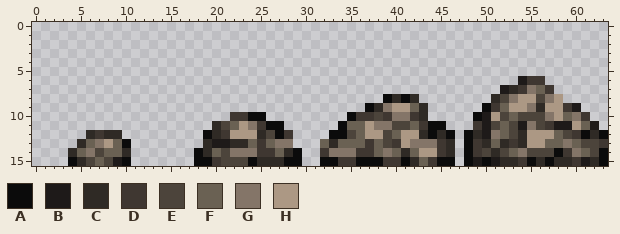
A pixel-art sprite gets an edit: content/Materials/Rocks/resource.brezolyt.png. The picture above was drawn from the file before the commit.
The file is 64x16 pixels.
Palette (. is transparent): A #0b0b0b  B #1e1a19  C #2f2a25  D #3f3731  E #4c443b  F #6a6153  G #847568  H #ac9884
Pixels before, first column x 4:
 6 ..................................................BDD.......
 7 ................................................BCDGFD......
 8 ...................................ACAC........CEGHHEGH.....
 9 .................................ACGHHFC......ADFHHGCHHDB...
10 ..................DDAA.........ADDEDGGDC.....ABHEFEEEGHFGD..
11 ................CEFHGDAA......AFFHGGEEFDAA...DBEFEBGEDBBHFB.
12 ..CDCC.........ACDHHHCEAD....AAEFHHEFHHCACA.ACBGFECHHHFEDACA
13 .CFGHFA........CBBCCFDFGG...FCFFFDFEDHGGGDC.ADCFCDCHHFFGFEED
14 CFGEFFC.......ACFEGGGDDFCA..DGGGDDFGFCFHHDC.ADECEFGEEEADGFEA
15 ACEFEBA.......AADEEEACCCAA..AADDAAADDACFDAA.ABABCCDACACCDBCA
And afterwards:
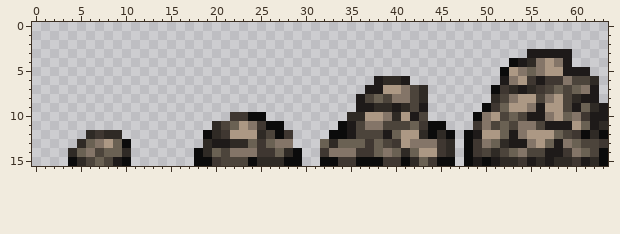
Diff:
{"y":3,"x":55,"old":".....","new":"BBBBB"}
{"y":4,"x":53,"old":".......","new":"ABCGHGB"}
{"y":5,"x":52,"old":"..........","new":"AHGFGHHBBB"}
{"y":6,"x":38,"old":"....","new":"BCCB"}
{"y":6,"x":52,"old":"..B","new":"BGH"}
{"y":6,"x":56,"old":"D......","new":"BDDGEEC"}
{"y":7,"x":37,"old":".......","new":"BBHHGEC"}
{"y":7,"x":51,"old":".B","new":"AD"}
{"y":7,"x":54,"old":"DGFD.....","new":"BCDEFEFGB"}
{"y":8,"x":36,"old":"...ACAC.","new":"BEFEGGEC"}
{"y":8,"x":59,"old":"....","new":"ECBB"}
{"y":9,"x":36,"old":".A","new":"BB"}
{"y":9,"x":39,"old":"GHHFC","new":"CBCEB"}
{"y":9,"x":56,"old":"C","new":"B"}
{"y":9,"x":59,"old":"D","new":"E"}
{"y":9,"x":61,"old":"...","new":"FCB"}
{"y":10,"x":35,"old":"ADDEDGGDC","new":"CCHHGCHBE"}
{"y":10,"x":50,"old":"B","new":"G"}
{"y":10,"x":55,"old":"EE","new":"BB"}
{"y":10,"x":62,"old":"..","new":"BB"}
{"y":11,"x":35,"old":"FFH","new":"BEG"}
{"y":11,"x":39,"old":"G","new":"E"}
{"y":11,"x":50,"old":"B","new":"G"}
{"y":11,"x":54,"old":"B","new":"G"}
{"y":11,"x":57,"old":"D","new":"B"}
{"y":11,"x":63,"old":".","new":"C"}
{"y":12,"x":35,"old":"EFHHE","new":"BEEEB"}
{"y":12,"x":49,"old":"CBG","new":"BHH"}
{"y":12,"x":53,"old":"EC","new":"BG"}
{"y":13,"x":50,"old":"C","new":"G"}
{"y":13,"x":53,"old":"DCH","new":"BBG"}
{"y":13,"x":58,"old":"F","new":"B"}
{"y":14,"x":57,"old":"EA","new":"BB"}
{"y":15,"x":55,"old":"A","new":"B"}
{"y":15,"x":57,"old":"A","new":"B"}
{"label":"changed","picture_box":[473,49,608,166]}
{"label":"changed","picture_box":[347,76,428,139]}
